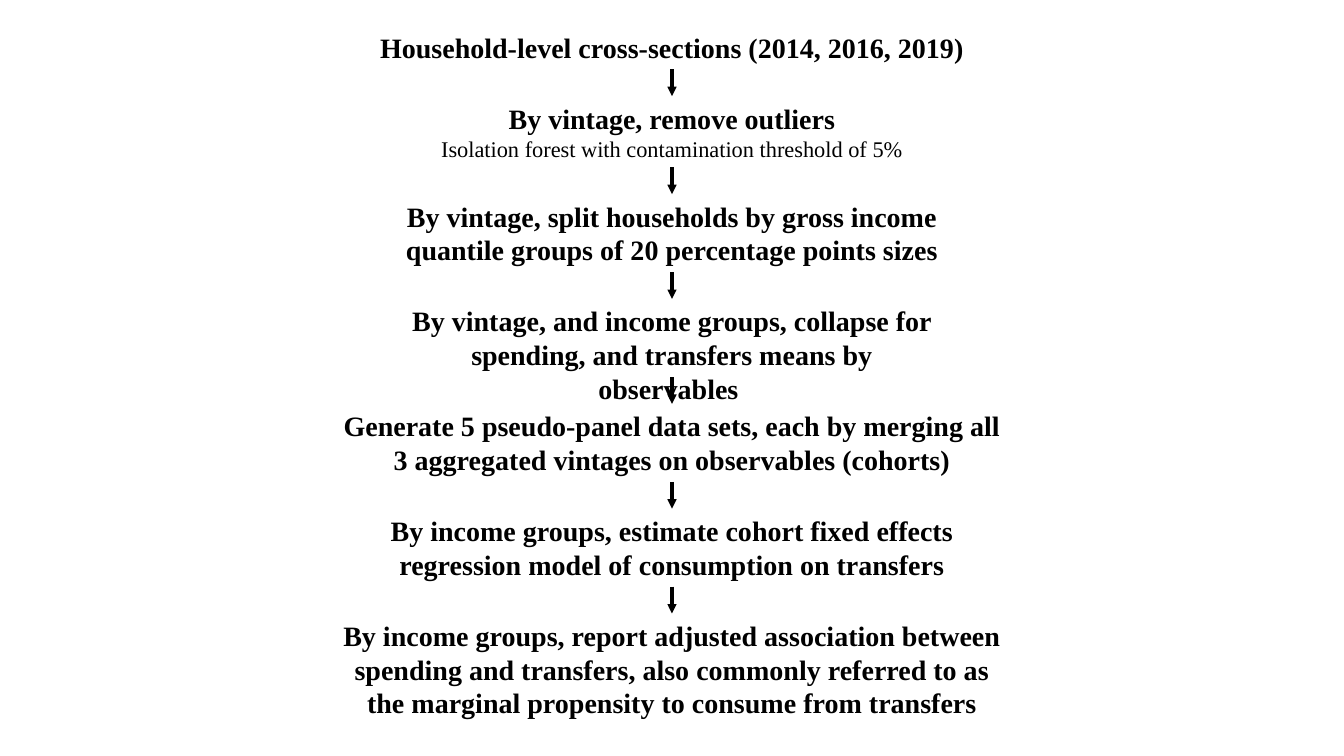
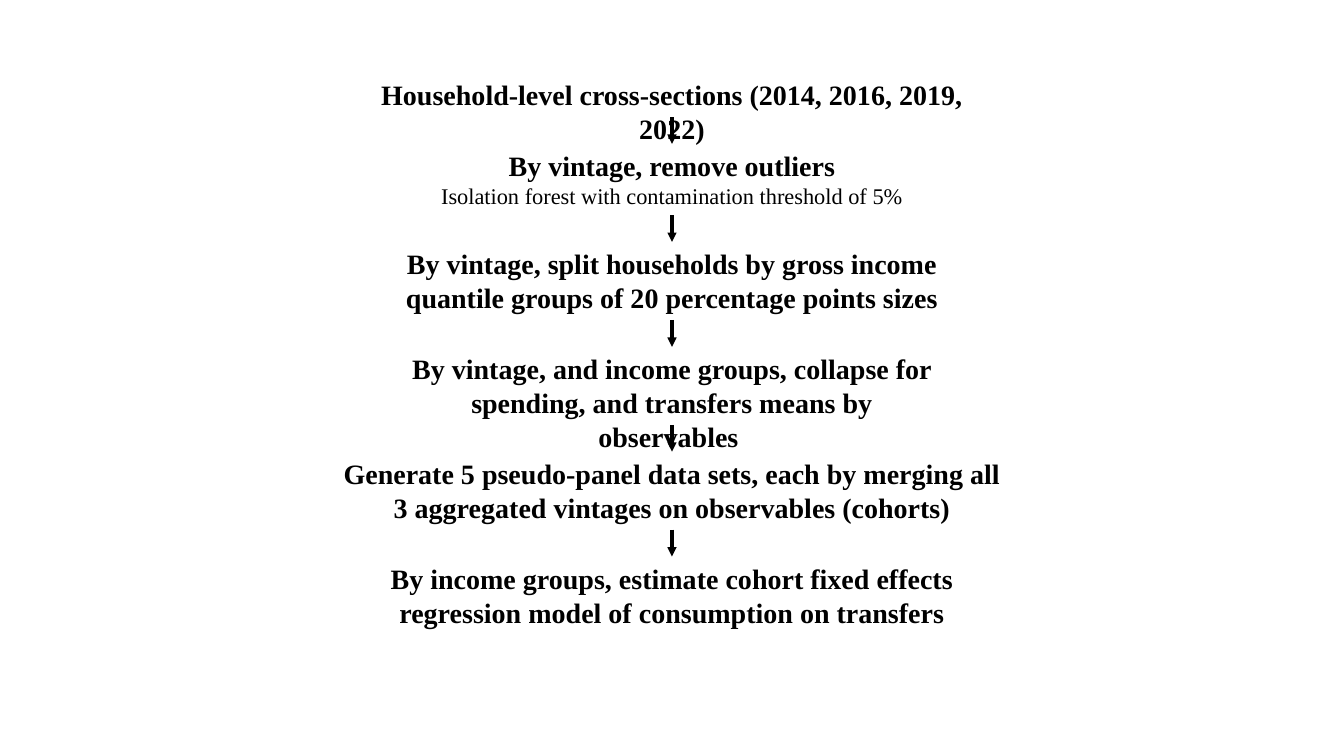
Before and after one commit to suahjl/impact-household, a slide deck: slide 2 of hies_wrangling_flow.pptx. Drawn at 1344x756 pixels with LibreOffice and Linux fonts; fonts in the diff are those of the drawing. Boxes give left, top, right and bottom in pixels: in the first picture for what was removed or moved away, otherwise in the second. Text is boxed around its words. In the diff, an @@ line names an element or a change of style, - is before the commit and + after.

```diff
--- a/hies_wrangling_flow.pptx
+++ b/hies_wrangling_flow.pptx
@@ text at [381, 85, 962, 145]: text changed @@
-Household-level cross-sections (2014, 2016, 2019)
+Household-level cross-sections (2014, 2016, 2019, 2022)
@@ 2 arrows, 1 text: place and size @@
-2 arrows, 1 text at [406, 70, 937, 404]
+2 arrows, 1 text at [406, 117, 937, 452]
@@ 4 texts, 3 arrows: place and size @@
-4 texts, 3 arrows at [344, 109, 1000, 580]
+4 texts, 3 arrows at [344, 156, 1000, 628]
@@ arrow removed from (673, 587) to (673, 614) @@
@@ text removed at [343, 626, 1000, 719] @@
-By income groups, report adjusted association between spending and transfers, also commonly referred to as the marginal propensity to consume from transfers
```
Also in this commit, not shown: 1 other slide changed, 11 other files.
